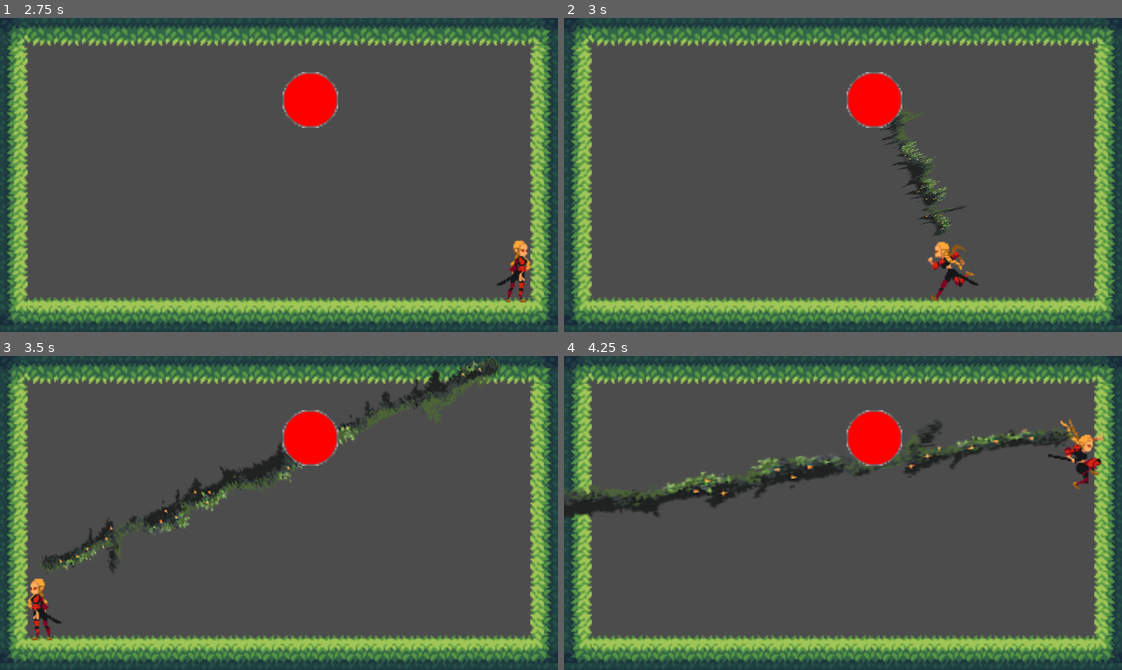
Above: before the commit, frames 1-4 (two rows, left to right).
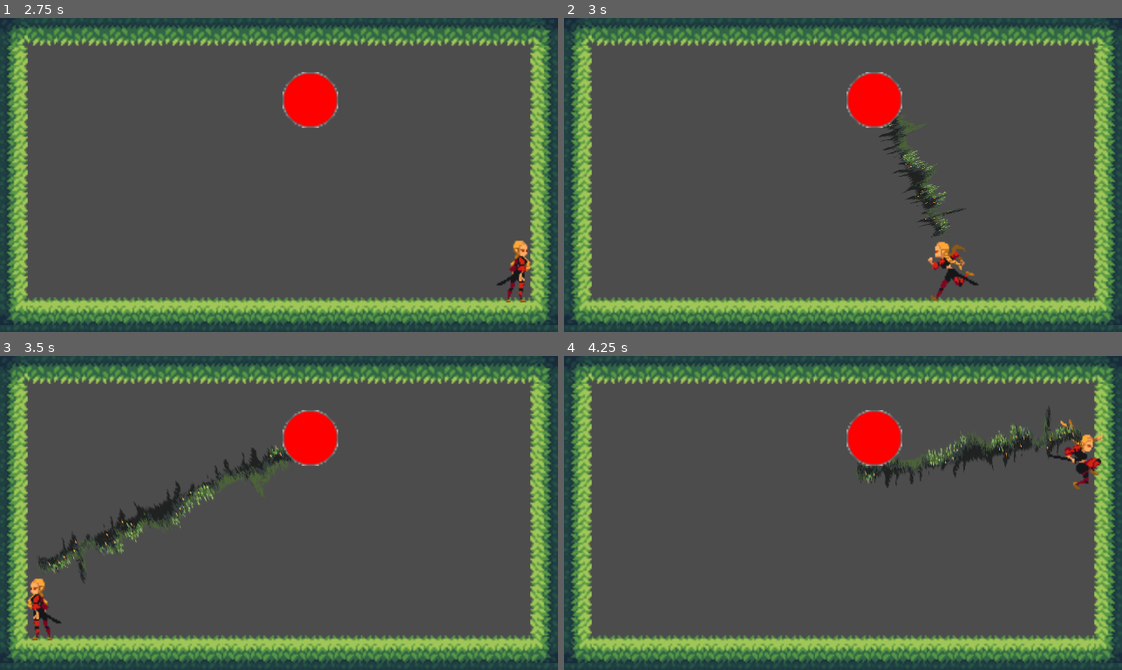
Above: after the commit, the same moments.

Repository: doofmars/root-girl
Game: Godot game, scene res://src/game.tscn
Same seed, same stepped clock (60 frames per second), same inputs: the game is played once before the commit and once after it.
Inputs (mouse positions are in pixels of both pictures, inside the frame that each line leads up to):
- Up to frame 1 (2.75 s): click "Start Game" at 0.5 s; move the mouse to (401, 159) at 1.27 s; press the mouse at (401, 159) at 1.28 s; hold Right (ui_right) from 1.28 s (still down); tap Up (ui_up) at 1.52, 2.27 s; move the mouse to (167, 190) at 2.02 s; release the mouse at (167, 190) at 2.03 s; click (167, 190) at 2.1 s
- Up to frame 2 (3 s): move the mouse to (898, 105) at 2.77 s; release Right (ui_right) at 2.78 s; press the mouse at (898, 105) at 2.78 s; hold Left (ui_left) from 2.78 s (still down)
- Up to frame 3 (3.5 s): keep holding Left (ui_left)
- Up to frame 4 (4.25 s): move the mouse to (815, 575) at 3.52 s; release Left (ui_left) at 3.53 s; release the mouse at (815, 575) at 3.53 s; hold Right (ui_right) from 3.53 s (still down); click (815, 575) at 3.6 s; tap Up (ui_up) at 3.77 s

Frame 1 is identical in both runs. In frame 2, 0.9% of the frame differs, in the area x 56-73%, y 30-70%; in frame 3, 3.5%; in frame 4, 4.7%, in the area x 0-93%, y 16-52%.

Commit message:
Liana Anchoring

Diff:
--- a/src/character/Liana.gd
+++ b/src/character/Liana.gd
@@ -4,29 +4,32 @@
 var liana_destination = Vector2.ZERO
 var liana_has_hit = false
 
-var SCALE_DIFFERENCE = 4.135
+export var VECTOR_SCALE = 400
 
-export var liana_speed = 1
+export var liana_speed = 2
 
 func _process(delta):
 	if liana_active and liana_destination != Vector2.ZERO and !liana_has_hit:
 		$LianaSprite.look_at(liana_destination)
 		$LianaSprite.scale.x += liana_speed * delta
-		$CollisionShape2D.look_at(liana_destination)
-		$CollisionShape2D.scale.x += liana_speed * delta * SCALE_DIFFERENCE
+
+		var velo = (liana_destination - $LianaCollisionShape.global_position).normalized() * VECTOR_SCALE * liana_speed * delta
+		$LianaCollisionShape.position += velo
+	if liana_has_hit:
+		$LianaSprite.look_at(liana_destination)
+		$LianaSprite.scale.x = (self.global_position - liana_destination).length()/411
 
 func _physics_process(_delta):
 	if Input.is_action_pressed("liana"):
 		var space_state = get_world_2d().direct_space_state
 
 		# use global coordinates, not local to node
-		var result = space_state.intersect_ray(global_position, get_viewport().get_mouse_position(), [self], 1, true, true)
+		var result = space_state.intersect_ray(global_position, get_viewport().get_mouse_position(), [self, get_parent()], 2, true, true)
 		if result:
 			liana_active = true
 			liana_destination = result.position
 
-func _on_Liana_area_entered(area:Area2D):
-	print("_on_Liana_area_entered", area)
-	# liana_has_hit = true
-	# liana_active = true
-	# liana_destination = Vector2.ZERO
+
+func _on_Liana_area_shape_entered(area_rid:RID, area:Area2D, area_shape_index:int, local_shape_index:int):
+	liana_active = false
+	liana_has_hit = true
--- a/src/character/Liana.tscn
+++ b/src/character/Liana.tscn
@@ -3,9 +3,12 @@
 [ext_resource path="res://src/character/Liana.gd" type="Script" id=1]
 [ext_resource path="res://assets/Skills/Liana.png" type="Texture" id=3]
 
-[sub_resource type="LineShape2D" id=3]
+[sub_resource type="CircleShape2D" id=1]
+radius = 3.0
 
 [node name="Liana" type="Area2D"]
+collision_layer = 2
+collision_mask = 2
 script = ExtResource( 1 )
 __meta__ = {
 "_edit_group_": true
@@ -16,8 +19,7 @@
 texture = ExtResource( 3 )
 offset = Vector2( 210, 0 )
 
-[node name="CollisionShape2D" type="CollisionShape2D" parent="."]
-scale = Vector2( 1e-05, 1 )
-shape = SubResource( 3 )
+[node name="LianaCollisionShape" type="CollisionShape2D" parent="."]
+shape = SubResource( 1 )
 
-[connection signal="area_entered" from="." to="." method="_on_Liana_area_entered"]
+[connection signal="area_shape_entered" from="." to="." method="_on_Liana_area_shape_entered"]
--- a/src/character/TestAnchor.tscn
+++ b/src/character/TestAnchor.tscn
@@ -15,11 +15,13 @@
 
 [node name="TestAnchor" type="Area2D"]
 position = Vector2( 827, 373 )
+collision_layer = 2
+collision_mask = 0
 __meta__ = {
 "_edit_group_": true
 }
 
-[node name="CollisionShape2D" type="CollisionShape2D" parent="."]
+[node name="TestAnchorCollisionShape" type="CollisionShape2D" parent="."]
 shape = SubResource( 3 )
 
 [node name="AnimatedSprite" type="AnimatedSprite" parent="."]
Binary file changed: assets/Skills/Liana.png
